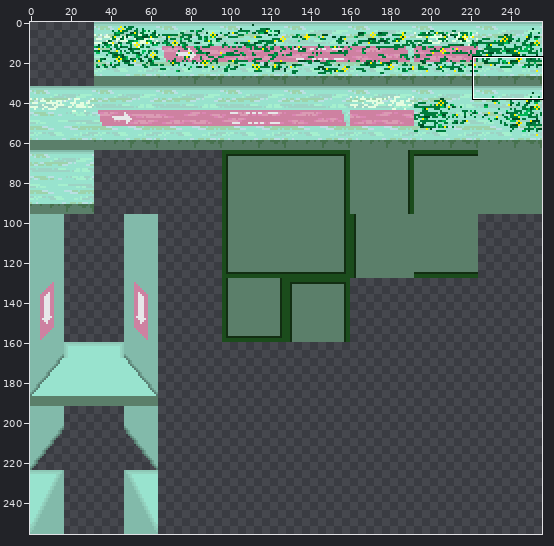
Two versions of one sprite sheet, CasaDesDiamantes/sprites/powerplantTiles_spr/f8cc99b8-d136-4683-86c9-f96aef7ba5a8.png. Above: a wide view before the commit, with the close-up outlined.
Close-up. First the earlier version:
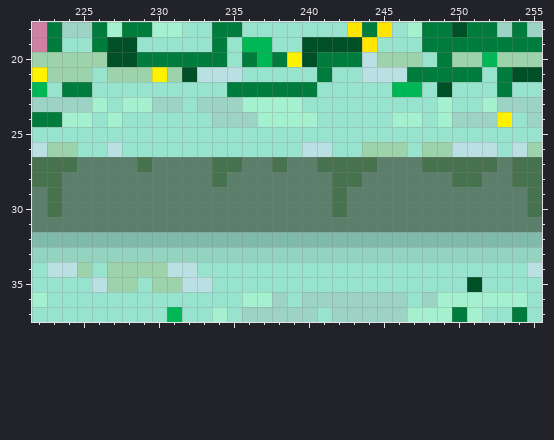
The file is 256x256 pixels. Shown: x 222..255, y 18..37. The commit also changed other parts of the picture, which this record leaves out.
After:
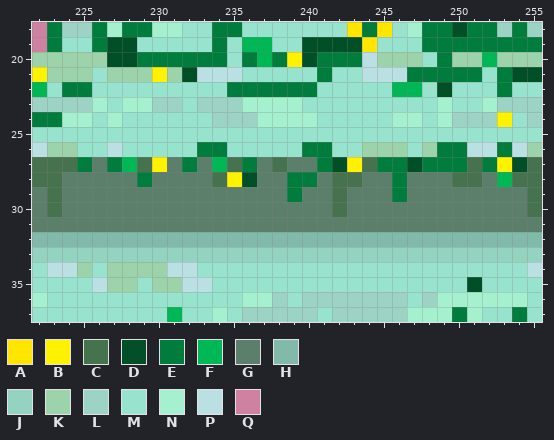
Palette (. is transparent): A #ffe500  B #fff200  C #47724e  D #004f26  E #007c3c  F #00b755  G #5b7f6a  H #82baaa  J #94d3c0  K #9dd3ab  L #9dd3c4  M #98e3ce  N #a5f0ce  P #bae0e3  Q #ce81a1
What changed:
Changed rows in their new state; - is an unchanged pixel.
first column x 225:
26 --------EE-----EE-------EE--E-
27 E-EF-B-E-F-E----EDB-EEDEEE-EBD
28 ----E-----BD--EE-----E------F-
29 --------------E------E--------
